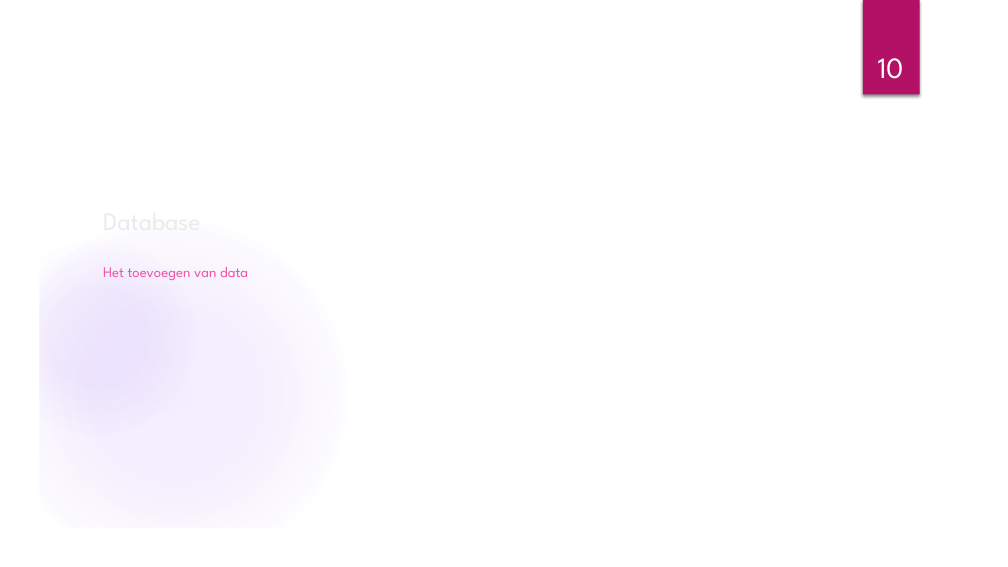
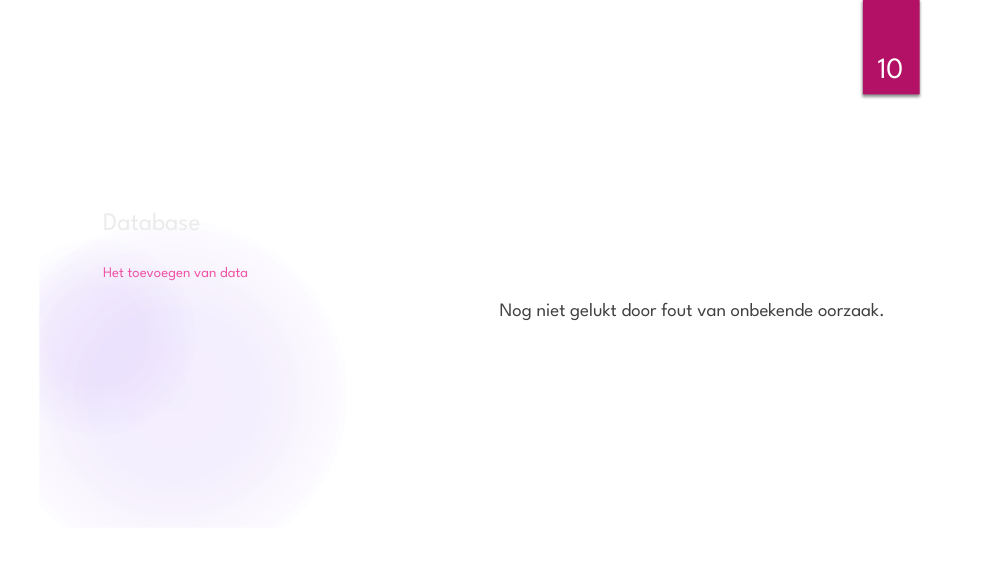
Before and after one commit to TutorGroep1/Weektaak4, a slide deck: slide 10 of Presentatie_weektaak_4.pptx. Drawn at 1008x567 pixels with LibreOffice and Linux fonts; fonts in the diff are those of the drawing; background and template pictures are left out. Boxes give left, top, right and bottom in pixels: in the first picture for what was removed or moved away, otherwise in the second. Text is boxed around its words. In the diff, an @@ line names an element or a change of style, - is before the commit and + after.

```diff
--- a/Presentatie_weektaak_4.pptx
+++ b/Presentatie_weektaak_4.pptx
@@ text added at [500, 303, 885, 320], 18 pt, text #404040 @@
+Nog niet gelukt door fout van onbekende oorzaak.
```
Also in this commit, not shown: 1 other slide changed.
